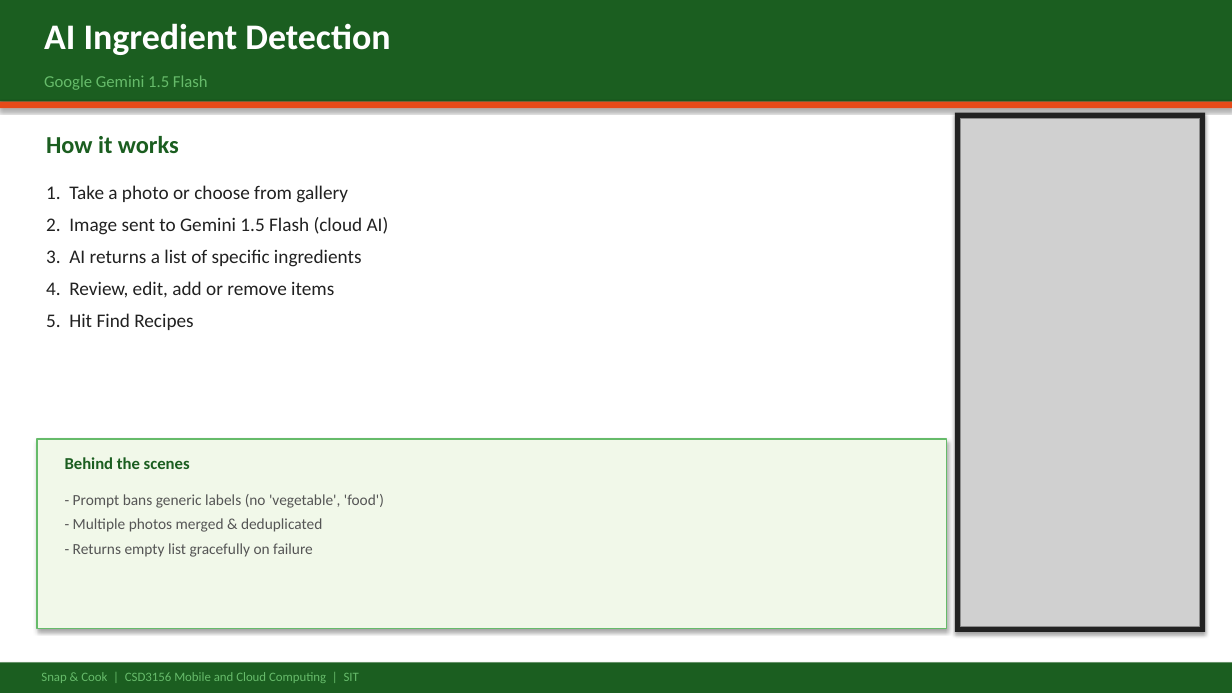
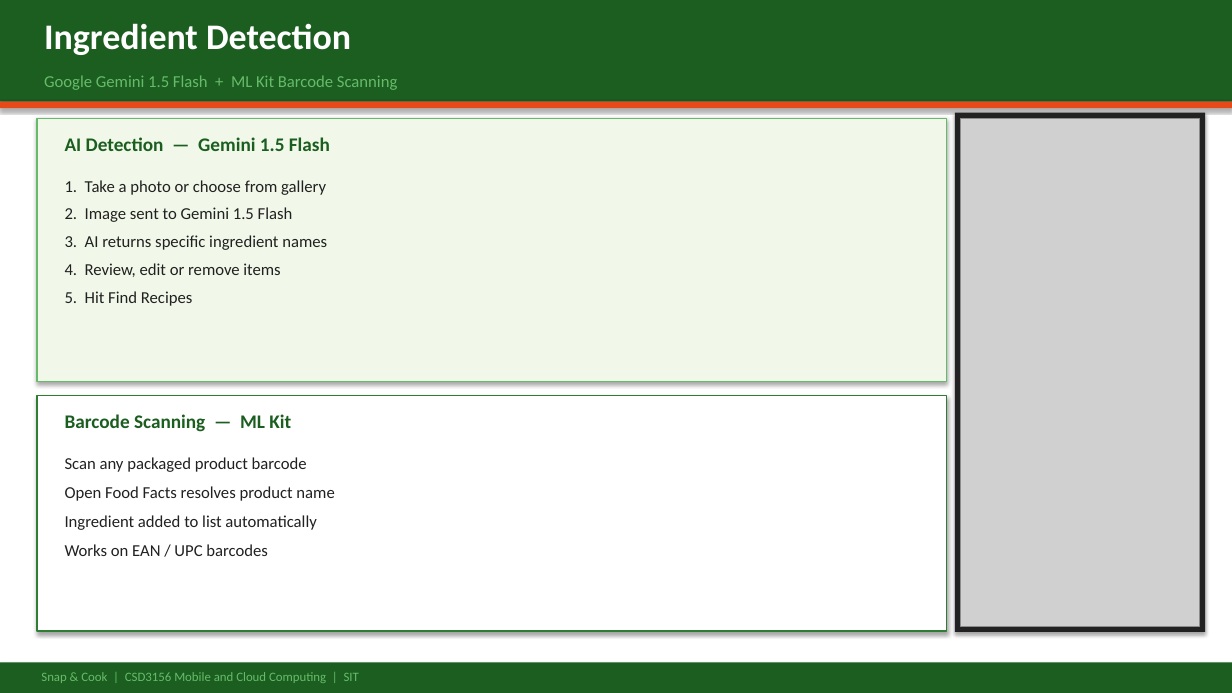
Before and after one commit to tobenwarrior/MobileComputingProject, a slide deck: slide 5 of SnapAndCook_Presentation.pptx. Drawn at 1232x693 pixels with LibreOffice and Linux fonts; fonts in the diff are those of the drawing; grey boxes stand for pictures. Boxes give left, top, right and bottom in pixels: in the first picture for what was removed or moved away, otherwise in the second. Text is boxed around its words. In the diff, an @@ line names an element or a change of style, - is before the commit and + after.

```diff
--- a/SnapAndCook_Presentation.pptx
+++ b/SnapAndCook_Presentation.pptx
@@ text at (44, 23, 351, 55): text changed @@
-AI Ingredient Detection
+Ingredient Detection
@@ text at (44, 75, 397, 90): text changed @@
-Google Gemini 1.5 Flash
+Google Gemini 1.5 Flash + ML Kit Barcode Scanning
@@ rectangle added at (37, 118, 946, 382), fill #F1F8E9, outline #66BB6A 1 pt @@
@@ text at (65, 137, 330, 151): text changed; size 19 to 15 pt @@
-How it works
+AI Detection — Gemini 1.5 Flash
@@ text "1. Take a photo or ...": place and size @@
-text "1. Take a photo or ..." at (46, 185, 389, 330)
+text "1. Take a photo or ..." at (65, 180, 327, 306)
@@ text at (65, 207, 327, 277): text changed; size 15 to 13 pt @@
-2. Image sent to Gemini 1.5 Flash (cloud AI)
-3. AI returns a list of specific ingredients
-4. Review, edit, add or remove items
+2. Image sent to Gemini 1.5 Flash
+3. AI returns specific ingredient names
+4. Review, edit or remove items
@@ text at (65, 180, 326, 306): size 15 to 13 pt in "1. Take a photo or choose from ...", "5. Hit Find Recipes"; less space between paragraphs @@
@@ rectangle: place and size @@
-rectangle at (37, 439, 946, 628)
+rectangle at (37, 396, 946, 631)
@@ rectangle at (37, 396, 946, 631): fill #F1F8E9 to #FFFFFF; outline #66BB6A 1 pt to #2E7D32 1 pt @@
@@ text at (65, 414, 291, 432): text changed; size 12 to 15 pt; text colour #555555 to #1B5E20; bold on @@
-- Prompt bans generic labels (no 'vegetable', 'food')
-- Multiple photos merged & deduplicated
-- Returns empty list gracefully on failure
+Barcode Scanning — ML Kit
@@ text removed at (65, 457, 190, 469) @@
-Behind the scenes
@@ text added at (65, 457, 334, 556), 13 pt, text #212121 @@
+Scan any packaged product barcode
+Open Food Facts resolves product name
+Ingredient added to list automatically
+Works on EAN / UPC barcodes
```
Also in this commit, not shown: 4 other slides changed, 3 slides removed.
